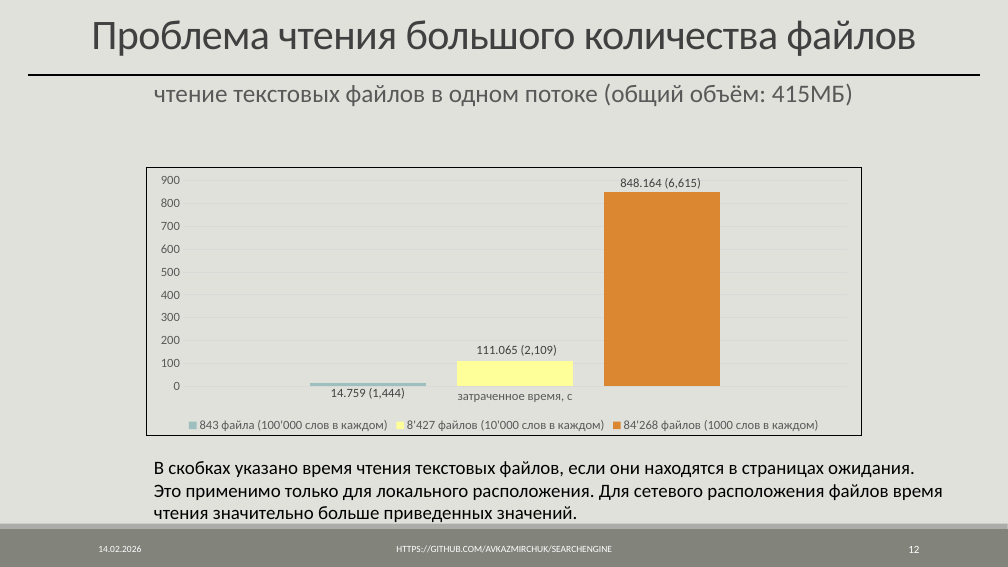
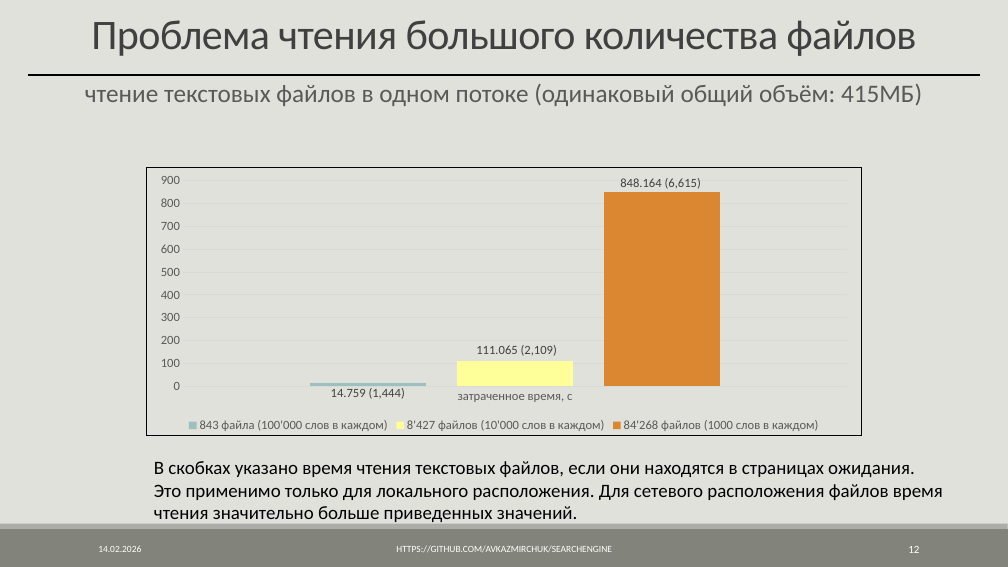
Before and after one commit to AVKazmirchuk/SearchEngine, a slide deck: slide 12 of presentation/защита.pptx. Drawn at 1008x567 pixels with LibreOffice and Linux fonts; fonts in the diff are those of the drawing. Boxes give left, top, right and bottom in pixels: in the first picture for what was removed or moved away, otherwise in the second. Text is boxed around its words. In the diff, an @@ line names an element or a change of style, - is before the commit and + after.

```diff
--- a/presentation/защита.pptx
+++ b/presentation/защита.pptx
@@ text at box(85, 84, 922, 106): text changed @@
-чтение текстовых файлов в одном потоке (общий объём: 415МБ)
+чтение текстовых файлов в одном потоке (одинаковый общий объём: 415МБ)
```
Also in this commit, not shown: 5 other slides changed.
